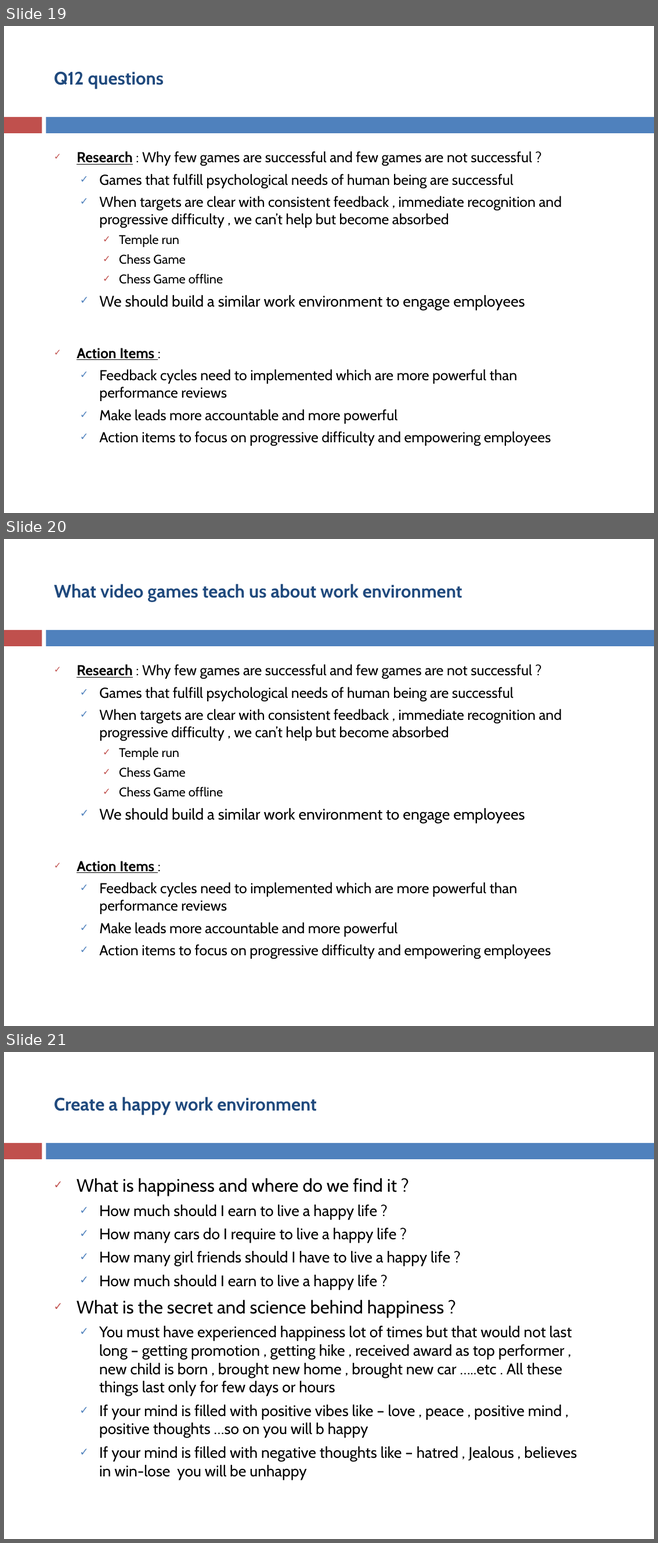
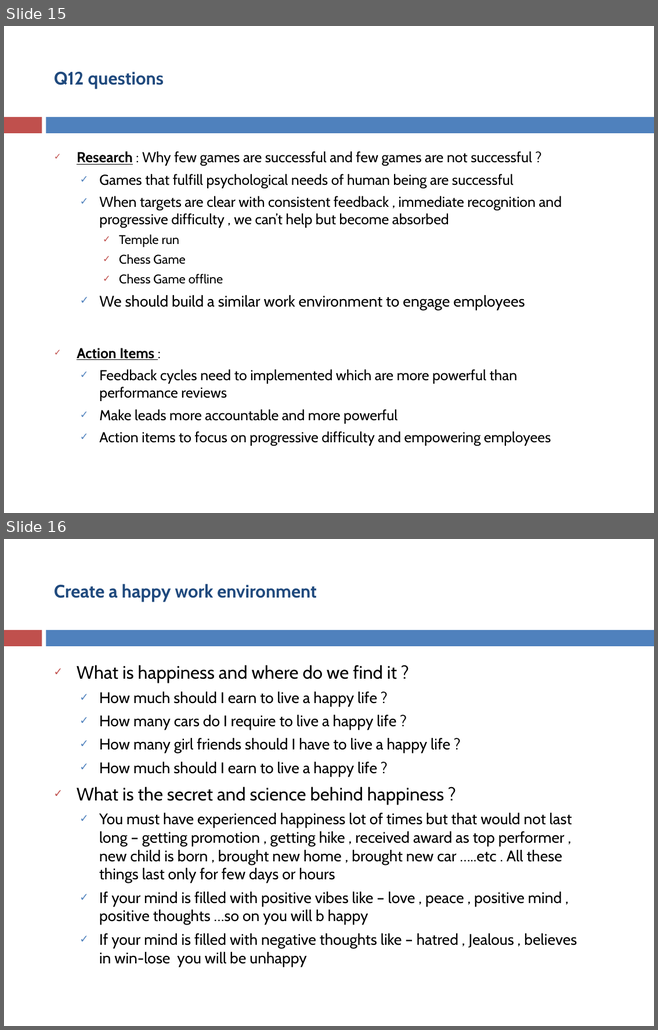
Before and after one commit to asakala/notes, a slide deck: Prokarma/Magnetic Work Environment.pptx. Shown one above the other, each under a label of ours: slides 19, 20 and 21 before the commit, slides 15 and 16 after it. The pictures are 658x1543 and 658x1030 pixels, drawn with LibreOffice and Linux fonts; fonts in the diff are those of the drawing. Boxes give left, top, right and bottom in pixels: in the first picture for what was removed or moved away, otherwise in the second. Text is boxed around its words. In the diff, an @@ line names an element or a change of style, - is before the commit and + after.

```diff
--- a/Prokarma/Magnetic Work Environment.pptx
+++ b/Prokarma/Magnetic Work Environment.pptx
@@ slide 20 removed at box(4, 539, 654, 1026), background #FFFFFF; not listed: 2 template elements that a slide beside it also shows @@
@@ title removed at box(54, 584, 462, 602) @@
-What video games teach us about work environment
@@ text removed at box(76, 664, 562, 958) @@
-✓ Research : Why few games are successful and few games are not successful ?
-  ✓ Games that fulfill psychological needs of human being are successful
-  ✓ When targets are clear with consistent feedback , immediate recognition and progressive difficulty , we can’t help but become absorbed
-    ✓ Temple run
-    ✓ Chess Game
-    ✓ Chess Game offline
-  ✓ We should build a similar work environment to engage employees
-✓ Action Items :
-  ✓ Feedback cycles need to implemented which are more powerful than performance reviews
-  ✓ Make leads more accountable and more powerful
-  ✓ Action items to focus on progressive difficulty and empowering employees
@@ what was slide 19 is now slide 15 @@
@@ what was slide 21 is now slide 16 @@
```
Also in this commit, not shown: 1 slide changed, 4 other slides removed, 16 other files.
